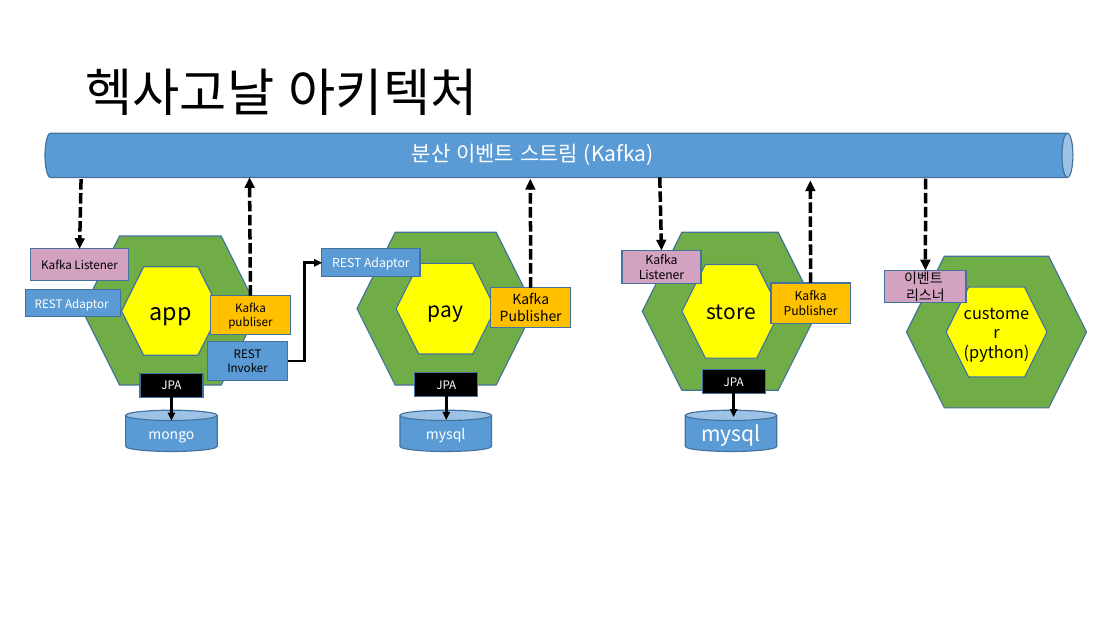
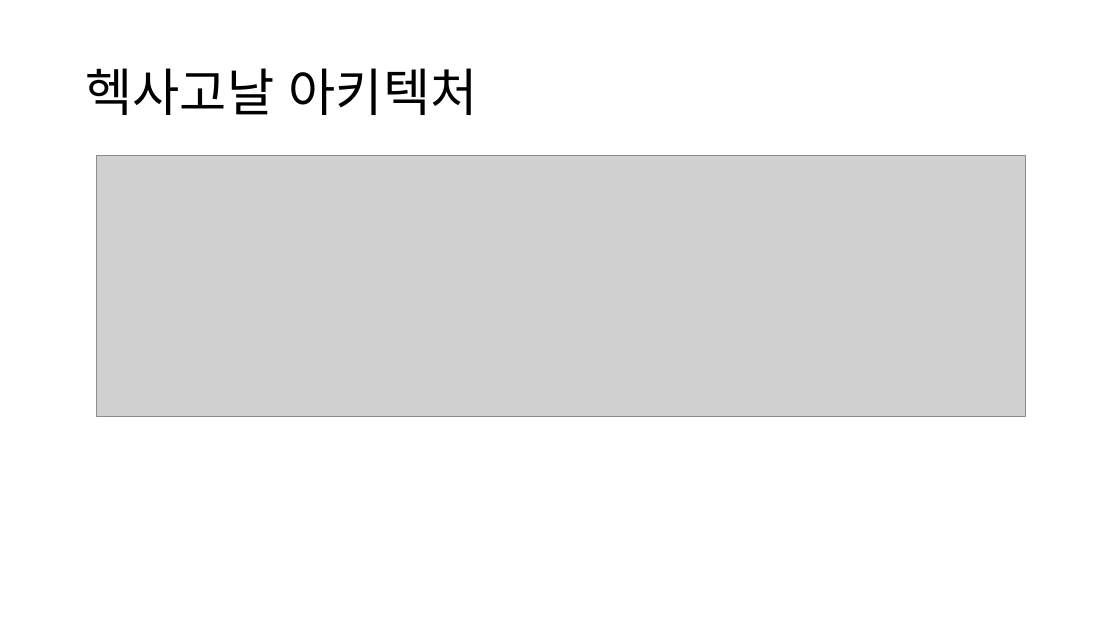
Before and after one commit to rudal13/teamBooking, a slide deck: slide 17 of 실무테스트 sheet.pptx (slide 18 before the commit). Drawn at 1120x630 pixels with LibreOffice and Linux fonts; fonts in the diff are those of the drawing; grey boxes stand for pictures. Boxes give left, top, right and bottom in pixels: in the first picture for what was removed or moved away, otherwise in the second. Text is boxed around its words. In the diff, an @@ line names an element or a change of style, - is before the commit and + after.

```diff
--- a/실무테스트 sheet.pptx
+++ b/실무테스트 sheet.pptx
@@ cylinder removed at [45,133,1073,178] @@
@@ text removed at [412,143,654,165] @@
-분산 이벤트 스트림 (Kafka)
@@ arrow removed from (82, 179) to (80, 249) @@
@@ picture added at [97,155,1025,417] @@
@@ arrow removed from (250, 296) to (250, 177) @@
@@ arrow removed from (531, 288) to (530, 179) @@
@@ arrow removed from (660, 177) to (662, 250) @@
@@ arrow removed from (926, 179) to (926, 271) @@
@@ arrow removed from (811, 283) to (811, 181) @@
@@ hexagon removed at [82,236,259,386] @@
-app
@@ rectangle removed at [30,249,129,281] @@
-Kafka Listener
@@ hexagon removed at [122,267,220,355] @@
-app
@@ elbow arrow removed from (287, 361) to (322, 263) @@
@@ hexagon removed at [907,256,1086,408] @@
-customer
@@ rectangle removed at [26,290,120,317] @@
-REST Adaptor
@@ rectangle removed at [211,296,291,334] @@
-Kafka publiser
@@ group removed at [322,233,571,386]: 2 hexagons, 2 rectangles @@
-pay
-pay
-REST Adaptor
-Kafka Publisher
@@ group removed at [622,233,850,391]: 2 hexagons, 2 rectangles @@
-store
-store
-Kafka Listener
-Kafka Publisher
@@ rectangle removed at [885,271,966,302] @@
-이벤트
-리스너
@@ hexagon removed at [946,287,1047,377] @@
-customer
-(python)
@@ rectangle removed at [208,342,287,381] @@
-REST Invoker
@@ rectangle removed at [140,373,203,397] @@
-JPA
@@ rectangle removed at [415,373,478,397] @@
-JPA
@@ rectangle removed at [702,370,765,393] @@
-JPA
@@ cylinder removed at [126,410,218,451] @@
-mongo
@@ elbow arrow removed from (171, 397) to (171, 421) @@
@@ cylinder removed at [400,410,492,451] @@
-mysql
@@ elbow arrow removed from (446, 397) to (446, 420) @@
@@ cylinder removed at [686,410,777,451] @@
-mysql
@@ elbow arrow removed from (734, 393) to (734, 417) @@
```
Also in this commit, not shown: 6 other slides changed, 7 slides added, 16 slides removed.
